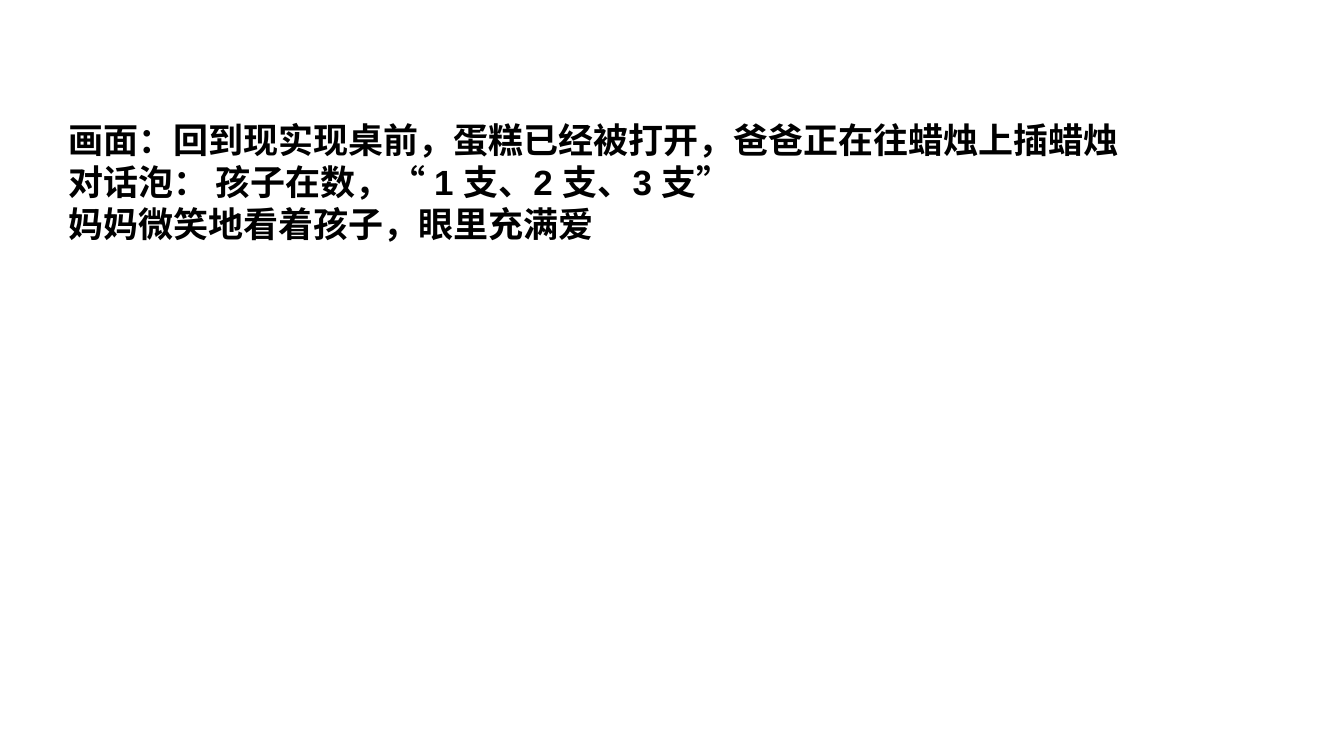
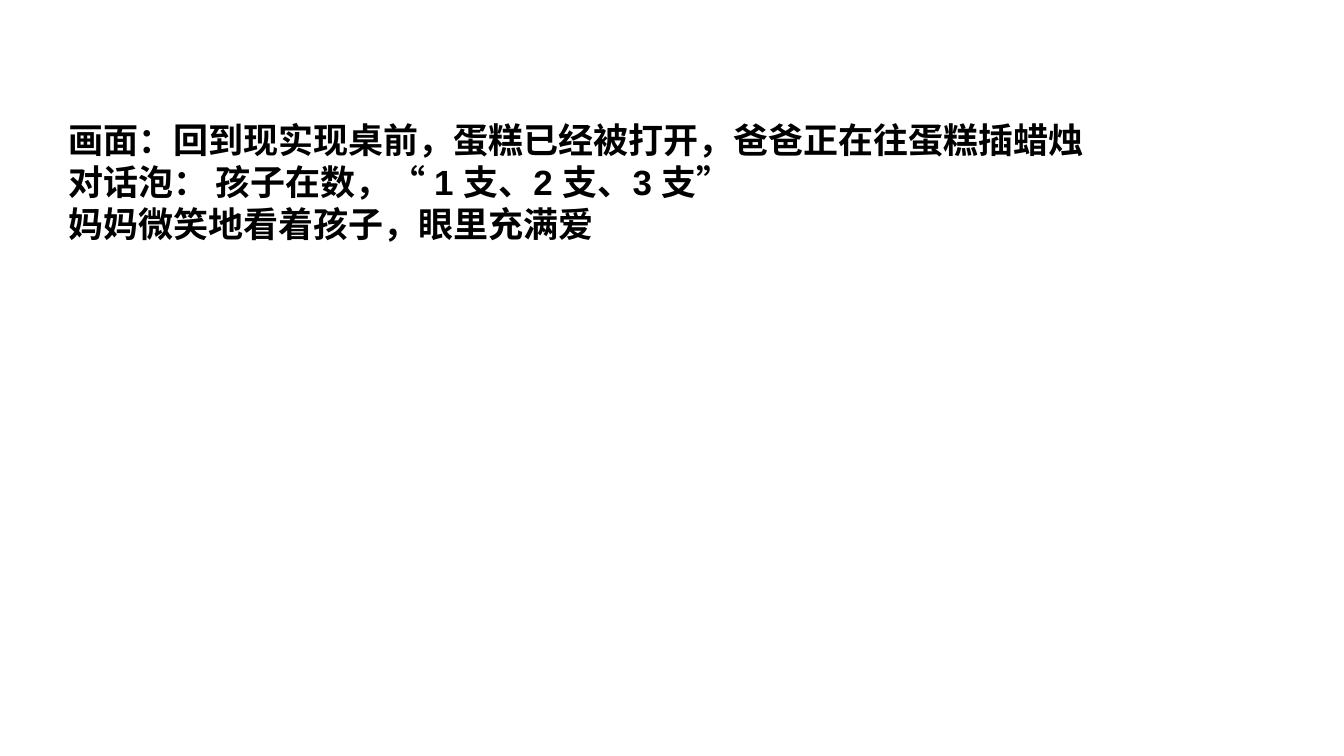
Before and after one commit to iamzhuoxuan/WriterBP, a slide deck: slide 6 of WriterBPSecurity.pptx (slide 7 before the commit). Drawn at 1344x756 pixels with LibreOffice and Linux fonts; fonts in the diff are those of the drawing. Boxes give left, top, right and bottom in pixels: in the first picture for what was removed or moved away, otherwise in the second. Text is boxed around its words. In the diff, an @@ line names an element or a change of style, - is before the commit and + after.

```diff
--- a/WriterBPSecurity.pptx
+++ b/WriterBPSecurity.pptx
@@ text at (68,123,1083,158): text changed @@
-画面：回到现实现桌前，蛋糕已经被打开，爸爸正在往蜡烛上插蜡烛
+画面：回到现实现桌前，蛋糕已经被打开，爸爸正在往蛋糕插蜡烛
```
Also in this commit, not shown: 2 other slides changed, 1 slide removed, 1 other file.
